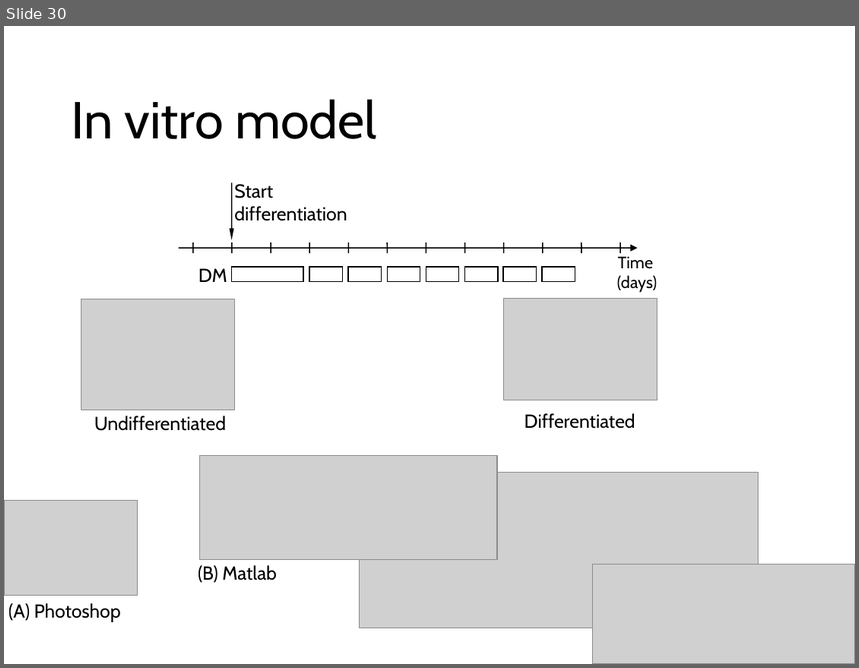
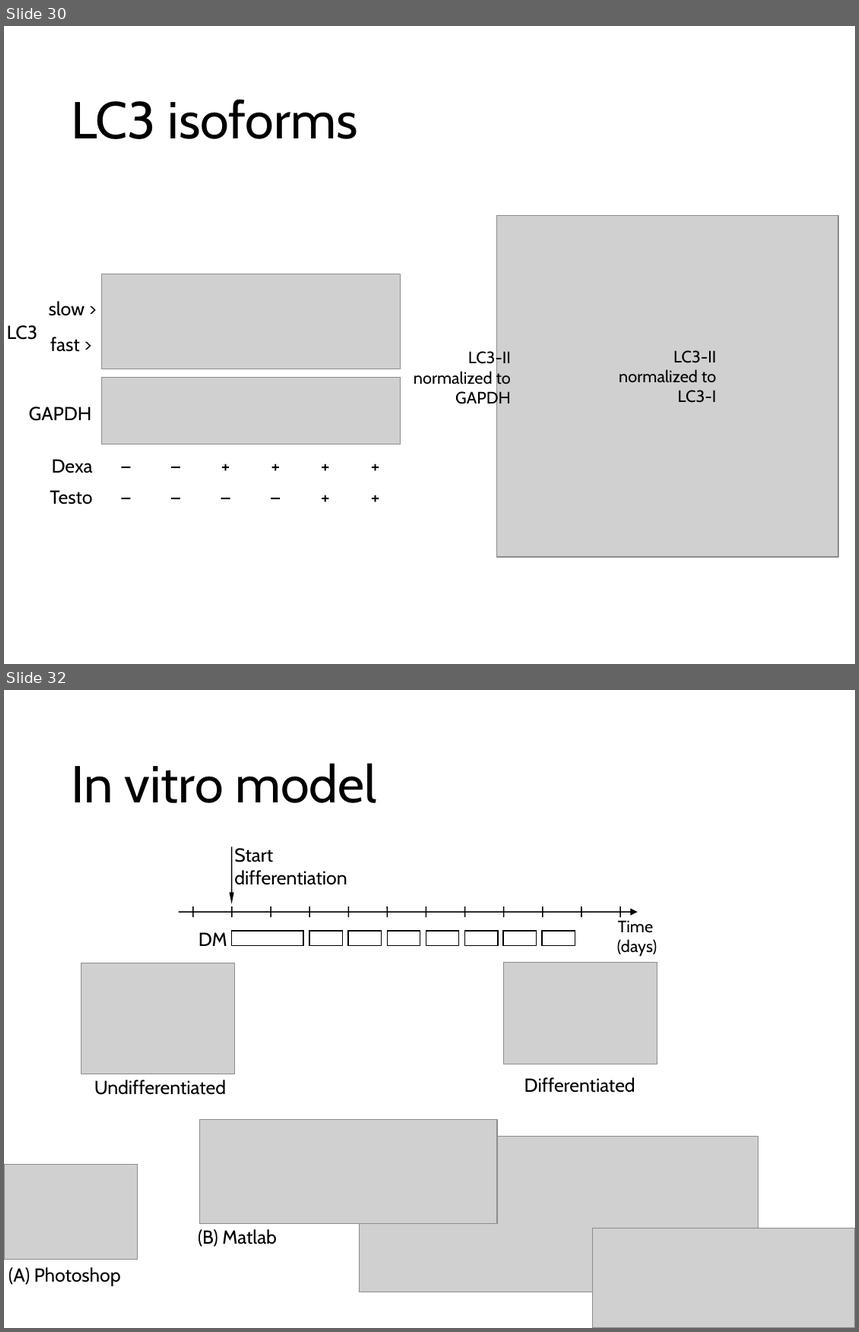
Before and after one commit to nvalexander/dissertation, a slide deck: defense.pptx. Shown one above the other, each under a label of ours: slide 30 before the commit, slides 30 and 32 after it; the slides between them are not shown. The pictures are 859x668 and 859x1332 pixels, drawn with LibreOffice and Linux fonts; fonts in the diff are those of the drawing; grey boxes stand for pictures. Boxes give left, top, right and bottom in pixels: in the first picture for what was removed or moved away, otherwise in the second. Text is boxed around its words. In the diff, an @@ line names an element or a change of style, - is before the commit and + after.

```diff
--- a/defense.pptx
+++ b/defense.pptx
@@ slide 30 added at (x1=4, y1=26, x2=855, y2=664), background #FFFFFF @@
@@ title added at (x1=71, y1=99, x2=358, y2=139), 44 pt, text #000000 @@
+LC3 isoforms
@@ picture added at (x1=496, y1=216, x2=839, y2=558) @@
@@ picture added at (x1=101, y1=274, x2=400, y2=369) @@
@@ text added at (x1=49, y1=301, x2=85, y2=316), 16 pt, text #000000 @@
+slow >
@@ text added at (x1=7, y1=325, x2=38, y2=340), 16 pt, text #000000 @@
+LC3
@@ text added at (x1=50, y1=337, x2=80, y2=352), 16 pt, text #000000 @@
+fast >
@@ text added at (x1=414, y1=350, x2=511, y2=408), 14 pt, text #000000 @@
+LC3-II normalized to GAPDH
@@ text added at (x1=619, y1=351, x2=717, y2=403), 14 pt, text #000000 @@
+LC3-II normalized to LC3-I
@@ picture added at (x1=101, y1=378, x2=400, y2=444) @@
@@ text added at (x1=29, y1=407, x2=92, y2=421), 16 pt, text #000000 @@
+GAPDH
@@ table added at (x1=15, y1=451, x2=402, y2=513), 2 rows, 7 columns @@
+Dexa | — | — | + | + | + | +
+Testo | — | — | — | — | + | +
@@ what was slide 30 is now slide 32 @@
```
Also in this commit, not shown: 1 other slide added, 3 other files.
